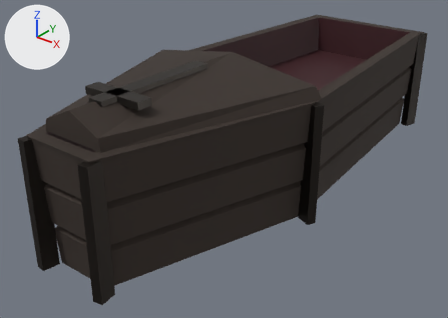
A saved change to the FBX model meshes/CoffinBody.fbx.
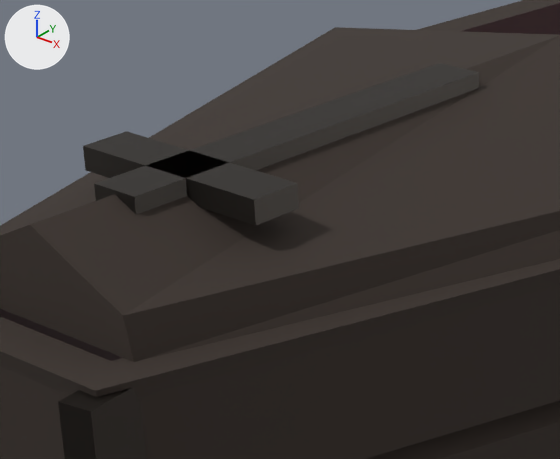
Each version is shown whole from a 50 mm lens placed at (9.98, -13.85, 9.99), pointed at (-0.3, -1.0, 2.02), then close up on the part from 13% to 52% of the width and 13% to 57% of the height. Arrows for +X, +Y and +Z are at upper left; the lights stay in place. The first two pictures are the older version. Where no turn or scale is listed for an object, it has been applied to the vertices.

Script lines for the objects in view, before the commit:
```python
me_coffinbody_004 = bpy.data.meshes.new('CoffinBody.004')
me_coffinbody_004.from_pydata(...)  # 154 vertices, 268 faces; spans x -3.0..3.0, y -7.1..7.11, z 1.15..5.33
# faces by material slot: [140, 32, 72, 24]
me_coffinbody_004.materials.append(mat_coffin_wood)  # brown #372d27
me_coffinbody_004.materials.append(mat_coffin_satin)  # dark red #3a1219
me_coffinbody_004.materials.append(mat_coffin_iron)  # dark grey #302b27
me_coffinbody_004.materials.append(mat_coffin_stone)  # dark grey #423e3a
ob_coffinbody = bpy.data.objects.new('CoffinBody', me_coffinbody_004)
ob_coffinbody.location = (0.0, 0.0, 0.0)
```
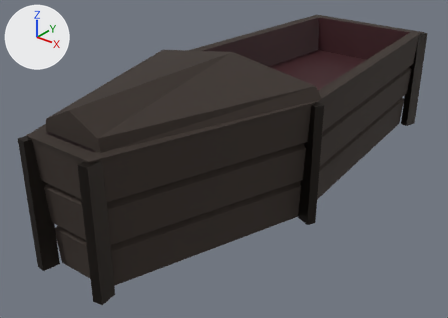
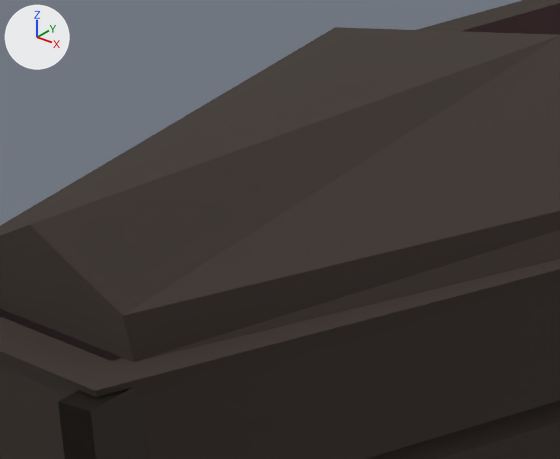
Edits to the scene script, one JSON object a line:
```json
{"block": "me_coffinbody_004", "where": "# used by ob_coffinbody; location = (0.0, 0.0, 0.0)"}
{"op": "remove", "block": "me_coffinbody_004", "code": "me_coffinbody_004.from_pydata(...)  # 154 vertices, 268 faces; spans x -3.0..3.0, y -7.1..7.11, z 1.15..5.33"}
{"op": "add", "block": "me_coffinbody_004", "code": "me_coffinbody_004.from_pydata(...)  # 138 vertices, 244 faces; spans x -3.0..3.0, y -7.1..7.11, z 1.15..5.3"}
{"block": "me_coffinbody_004", "change": "me_coffinbody_004 part 1: the loose piece of 8 vertices spanning x -0.2..0.2, y -5.8..-2.3, z 5.15..5.33 is deleted"}
{"block": "me_coffinbody_004", "change": "me_coffinbody_004 part 2: the loose piece of 8 vertices spanning x -0.85..0.85, y -5.35..-4.95, z 5.15..5.33 is deleted"}
{"op": "remove", "block": "me_coffinbody_004", "code": "me_coffinbody_004.materials.append(mat_coffin_stone)  # dark grey #423e3a"}
```

Where the change shows, as pixel boxes [x1, y1, x2, y2] in the close-ups (560 x 459 px):
```json
{"part": 1, "of": "me_coffinbody_004", "change": "deleted", "before": [94, 63, 479, 215]}
{"part": 2, "of": "me_coffinbody_004", "change": "deleted", "before": [83, 131, 299, 225]}
```
